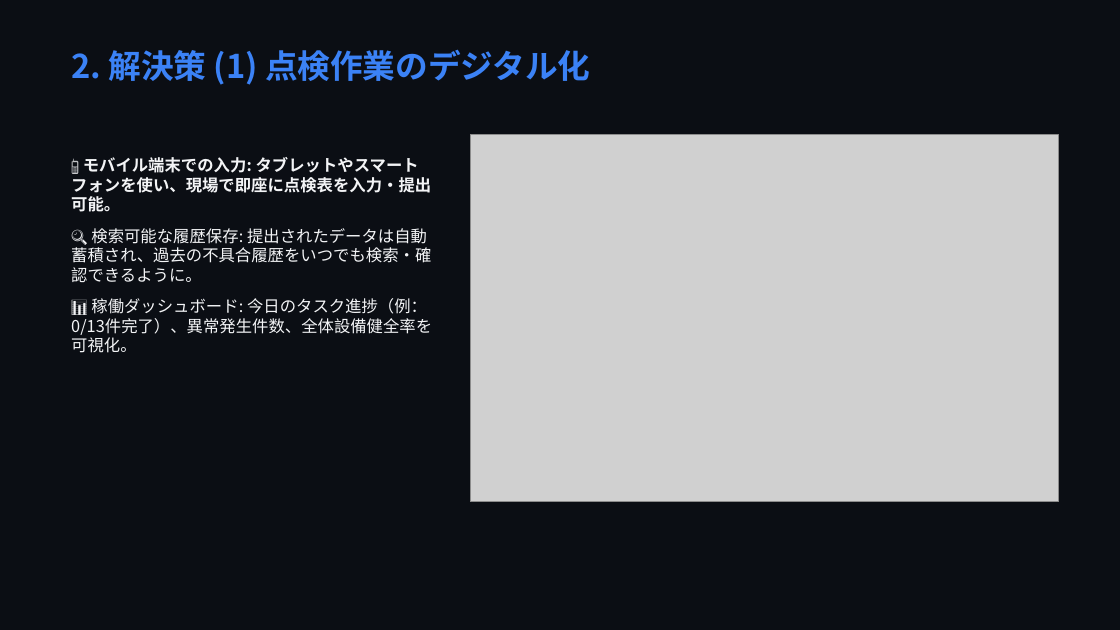
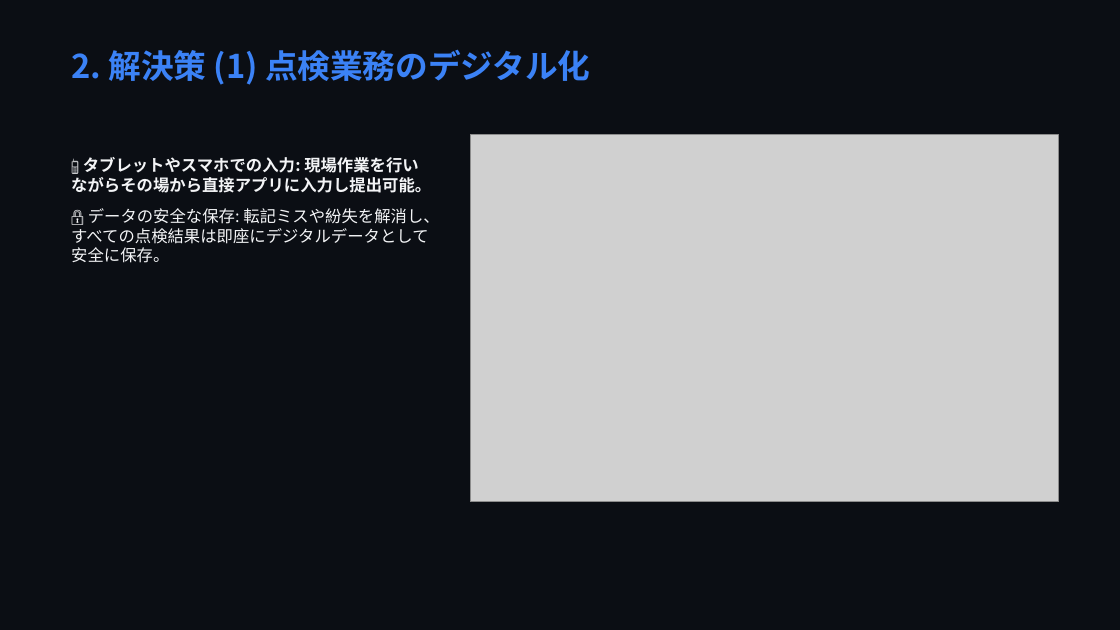
Before and after one commit to markjosephdsgatdula-dotcom/seibi-app-presentation, a slide deck: slide 3 of seibi_presentation.pptx. Drawn at 1120x630 pixels with LibreOffice and Linux fonts; fonts in the diff are those of the drawing; grey boxes stand for pictures. Boxes give left, top, right and bottom in pixels: in the first picture for what was removed or moved away, otherwise in the second. Text is boxed around its words. In the diff, an @@ line names an element or a change of style, - is before the commit and + after.

```diff
--- a/seibi_presentation.pptx
+++ b/seibi_presentation.pptx
@@ text at bbox=[71, 49, 591, 85]: text changed @@
-2. 解決策 (1) 点検作業のデジタル化
+2. 解決策 (1) 点検業務のデジタル化
@@ text at bbox=[71, 157, 439, 263]: text changed @@
-📱 モバイル端末での入力: タブレットやスマートフォンを使い、現場で即座に点検表を入力・提出可能。
-🔍 検索可能な履歴保存: 提出されたデータは自動蓄積され、過去の不具合履歴をいつでも検索・確認できるように。
-📊 稼働ダッシュボード: 今日のタスク進捗（例：0/13件完了）、異常発生件数、全体設備健全率を可視化。
+📱 タブレットやスマホでの入力: 現場作業を行いながらその場から直接アプリに入力し提出可能。
+🔒 データの安全な保存: 転記ミスや紛失を解消し、すべての点検結果は即座にデジタルデータとして安全に保存。
```
Also in this commit, not shown: 7 other slides changed, 13 other files.
